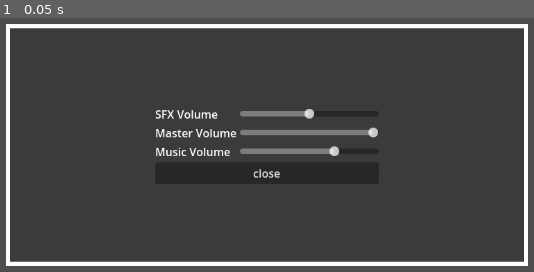
Above: before the commit, frame 1.
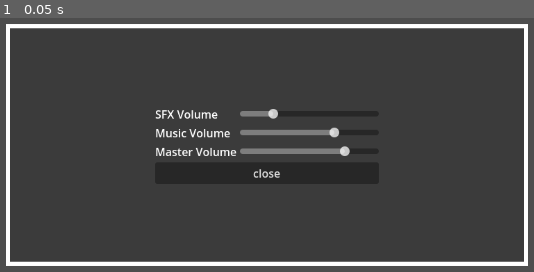
Above: after the commit, the same moment.

Repository: markusweiss/godot-template
Game: Godot game, scene res://features/UI/setting_menu/assets_menu.tscn
The game is run twice, just before and just after one commit, with the same random seed, the same clock (stepped at 60 frames per second) and the same inputs. The project has no main scene, so this scene is started directly.
Inputs:
- Up to frame 1 (0.05 s): no input

The runs differ from the first frame. In frame 1, 1.1% of the frame differs, in the area x 30-71%, y 35-55%.

Commit message:
add audio save setting via slider, make autoload sound volume

Diff:
--- /dev/null
+++ b/autoloads/audio_settings.gd
@@ -0,0 +1,22 @@
+extends Node
+
+const SETTINGS_PATH := "user://settings.cfg"
+const BUS_NAMES := ["Master", "Music", "SFX"]
+
+func apply_saved_audio_settings():
+	var config = ConfigFile.new()
+	var err = config.load(SETTINGS_PATH)
+
+	if err != OK:
+		print("Keine gespeicherten Einstellungen gefunden. Verwende Defaults.")
+
+	for bus_name in BUS_NAMES:
+		var volume = config.get_value("audio", bus_name, 0.8) # Default 1.0
+		var bus_index = AudioServer.get_bus_index(bus_name)
+
+		if bus_index == -1:
+			push_error("Bus '%s' nicht gefunden!" % bus_name)
+			continue
+
+		AudioServer.set_bus_volume_db(bus_index, linear_to_db(volume))
+		print("Lade %s Volume: %.2f" % [bus_name, volume])
--- /dev/null
+++ b/default_bus_layout.tres
@@ -0,0 +1,18 @@
+[gd_resource type="AudioBusLayout" format=3 uid="uid://foxf25uttuf3"]
+
+[resource]
+bus/0/solo = true
+bus/0/mute = true
+bus/0/bypass_fx = true
+bus/1/name = &"Music"
+bus/1/solo = true
+bus/1/mute = true
+bus/1/bypass_fx = true
+bus/1/volume_db = 0.0
+bus/1/send = &"Master"
+bus/2/name = &"SFX"
+bus/2/solo = true
+bus/2/mute = true
+bus/2/bypass_fx = true
+bus/2/volume_db = 0.0
+bus/2/send = &"Master"
--- a/features/UI/main_menu/AudioMenuLoop.gd
+++ b/features/UI/main_menu/AudioMenuLoop.gd
@@ -1,7 +1,38 @@
+#extends AudioStreamPlayer2D
+#
+#func _ready():
+	#stream = preload("res://features/UI/main_menu/assets/sounds/templateloop.mp3")
+	#bus = "Music"
+#
+	#AudioServer.set_bus_volume_db(AudioServer.get_bus_index("Music"), linear_to_db(0.7))
+#
+	#play()
+#
+#func _on_finished():
+	#play()
+
 extends AudioStreamPlayer2D
+
+const SETTINGS_PATH := "user://settings.cfg"
 
 func _ready():
 	stream = preload("res://features/UI/main_menu/assets/sounds/templateloop.mp3")
+	bus = "Music"
+
+	# Lade gespeicherten Wert für Music
+	var config = ConfigFile.new()
+	var volume = 0.7 # fallback default
+
+	if config.load(SETTINGS_PATH) == OK:
+		volume = config.get_value("audio", "Music", 0.7)
+
+	# Wende Lautstärke auf Bus an
+	var bus_index = AudioServer.get_bus_index("Music")
+	if bus_index == -1:
+		push_error("Audio-Bus 'Music' nicht gefunden!")
+	else:
+		AudioServer.set_bus_volume_db(bus_index, linear_to_db(volume))
+
 	play()
 
 
--- a/features/UI/main_menu/main_menu.gd
+++ b/features/UI/main_menu/main_menu.gd
@@ -6,6 +6,7 @@
 
 func _ready():
 	%Version.text = " Version: " + str(Globals.VERSION)
+	AudioSettings.apply_saved_audio_settings()
 
 # Temp remove only for testing
 func start_test_level():
--- a/features/UI/main_menu/main_menu.tscn
+++ b/features/UI/main_menu/main_menu.tscn
@@ -17,7 +17,6 @@
 
 [node name="AudioMenuLoop" type="AudioStreamPlayer2D" parent="."]
 stream = ExtResource("2_wspj3")
-volume_db = -6.0
 script = ExtResource("3_bto56")
 
 [node name="Control" type="Control" parent="."]
--- a/features/UI/setting_menu/MasterSlider.gd
+++ /dev/null
@@ -1,19 +0,0 @@
-extends HSlider
-
-@export var bus_name: String
-
-var bus_index: int
-
-func _ready():
-	bus_index = AudioServer.get_bus_index(bus_name)
-	value_changed.connect(_on_value_changed)
-
-	value = db_to_linear(
-		AudioServer.get_bus_volume_db(bus_index)
-	)
-
-func _on_value_changed(new_value: float):
-	AudioServer.set_bus_volume_db(
-		bus_index,
-		linear_to_db(new_value)
-	)
--- a/features/UI/setting_menu/assets_menu.tscn
+++ b/features/UI/setting_menu/assets_menu.tscn
@@ -1,7 +1,7 @@
 [gd_scene load_steps=4 format=3 uid="uid://bvycnsdktcca1"]
 
-[ext_resource type="Script" path="res://features/UI/setting_menu/assets_menu.gd" id="1_1v5d6"]
-[ext_resource type="Script" path="res://features/UI/setting_menu/MasterSlider.gd" id="2_5d2m7"]
+[ext_resource type="Script" uid="uid://cyoirusq220eo" path="res://features/UI/setting_menu/assets_menu.gd" id="1_1v5d6"]
+[ext_resource type="Script" uid="uid://p83nr8ychoy8" path="res://features/UI/setting_menu/audio_slider.gd" id="2_5d2m7"]
 
 [sub_resource type="StyleBoxFlat" id="StyleBoxFlat_i2w7a"]
 bg_color = Color(0.231373, 0.231373, 0.231373, 1)
@@ -61,7 +61,25 @@
 layout_mode = 2
 size_flags_horizontal = 3
 size_flags_vertical = 4
-value = 50.0
+max_value = 1.0
+step = 0.01
+script = ExtResource("2_5d2m7")
+bus_name = "SFX"
+default_value = 0.22
+
+[node name="MusicVoume" type="Label" parent="MarginContainer/Panel/VBoxContainer/GridContainer"]
+layout_mode = 2
+text = "Music Volume"
+
+[node name="MusicSlider" type="HSlider" parent="MarginContainer/Panel/VBoxContainer/GridContainer"]
+layout_mode = 2
+size_flags_horizontal = 3
+size_flags_vertical = 4
+max_value = 1.0
+step = 0.01
+script = ExtResource("2_5d2m7")
+bus_name = "Music"
+default_value = 0.7
 
 [node name="MasterVolume" type="Label" parent="MarginContainer/Panel/VBoxContainer/GridContainer"]
 layout_mode = 2
@@ -73,19 +91,9 @@
 size_flags_vertical = 4
 max_value = 1.0
 step = 0.01
-value = 1.0
 script = ExtResource("2_5d2m7")
 bus_name = "Master"
-
-[node name="MusicVoume" type="Label" parent="MarginContainer/Panel/VBoxContainer/GridContainer"]
-layout_mode = 2
-text = "Music Volume"
-
-[node name="MusicSlider" type="HSlider" parent="MarginContainer/Panel/VBoxContainer/GridContainer"]
-layout_mode = 2
-size_flags_horizontal = 3
-size_flags_vertical = 4
-value = 70.0
+default_value = 0.78
 
 [node name="Button" type="Button" parent="MarginContainer/Panel/VBoxContainer"]
 layout_mode = 2
--- /dev/null
+++ b/features/UI/setting_menu/audio_slider.gd
@@ -0,0 +1,64 @@
+#extends HSlider
+#
+#@export var bus_name: String
+#@export var default_value: float = 1.0
+#
+#var bus_index: int
+#
+#func _ready():
+	#bus_index = AudioServer.get_bus_index(bus_name)
+	#value_changed.connect(_on_value_changed)
+#
+	## Default value
+	#value = default_value
+	#
+	## Use value on audio bus
+	#AudioServer.set_bus_volume_db(bus_index, linear_to_db(value))
+#
+#func _on_value_changed(new_value: float):
+	#print(new_value)
+	#AudioServer.set_bus_volume_db(
+		#bus_index,
+		#linear_to_db(new_value)
+	#)
+
+extends HSlider
+
+@export var bus_name: String
+@export var default_value: float = 1.0
+
+var bus_index: int
+const SETTINGS_PATH := "user://settings.cfg"
+
+func _ready():
+	bus_index = AudioServer.get_bus_index(bus_name)
+	value_changed.connect(_on_value_changed)
+
+	# Lade gespeicherten Wert oder verwende default
+	var config = ConfigFile.new()
+	if config.load(SETTINGS_PATH) == OK:
+		print("pfad ok")
+		value = config.get_value("audio", bus_name, default_value)
+	else:
+		print("default")
+		value = default_value
+
+	# Wende den Wert auf den Audio-Bus an
+	AudioServer.set_bus_volume_db(bus_index, linear_to_db(value))
+
+
+func _on_value_changed(new_value: float):
+	# Lautstärke ändern
+	AudioServer.set_bus_volume_db(bus_index, linear_to_db(new_value))
+
+	# Speichern
+	var config = ConfigFile.new()
+	var err = config.load(SETTINGS_PATH)
+	if err != OK:
+		print("Erstelle neue Konfigurationsdatei")
+
+	# Setze aktuellen Wert
+	config.set_value("audio", bus_name, new_value)
+	config.save(SETTINGS_PATH)
+
+	print("Gespeichert:", bus_name, new_value)
--- a/project.godot
+++ b/project.godot
@@ -11,12 +11,13 @@
 [application]
 
 config/name="Godot-template"
-config/features=PackedStringArray("4.2", "GL Compatibility")
+config/features=PackedStringArray("4.4", "GL Compatibility")
 config/icon="res://features/player/assets/images/icon.svg"
 
 [autoload]
 
 Globals="*res://autoloads/globals.gd"
+AudioSettings="*res://autoloads/audio_settings.gd"
 
 [display]
 
@@ -25,30 +26,34 @@
 window/stretch/mode="viewport"
 window/stretch/scale=2.0
 
+[global]
+
+Music=false
+
 [input]
 
 move_right={
 "deadzone": 0.5,
-"events": [Object(InputEventKey,"resource_local_to_scene":fa …(175 unchanged characters)… ode":4194321,"key_label":0,"unicode":0,"echo":false,"script":null)
-, Object(InputEventKey,"resource_local_to_scene":false,"reso …(163 unchanged characters)… eycode":68,"key_label":0,"unicode":100,"echo":false,"script":null)
+"events": [Object(InputEventKey,"resource_local_to_scene":fa …(175 unchanged characters)… ode":4194321,"key_label":0,"unicode":0,"location":0,"echo":false,"script":null)
+, Object(InputEventKey,"resource_local_to_scene":false,"reso …(163 unchanged characters)… eycode":68,"key_label":0,"unicode":100,"location":0,"echo":false,"script":null)
 ]
 }
 move_left={
 "deadzone": 0.5,
-"events": [Object(InputEventKey,"resource_local_to_scene":fa …(175 unchanged characters)… ode":4194319,"key_label":0,"unicode":0,"echo":false,"script":null)
-, Object(InputEventKey,"resource_local_to_scene":false,"reso …(162 unchanged characters)… keycode":65,"key_label":0,"unicode":97,"echo":false,"script":null)
+"events": [Object(InputEventKey,"resource_local_to_scene":fa …(175 unchanged characters)… ode":4194319,"key_label":0,"unicode":0,"location":0,"echo":false,"script":null)
+, Object(InputEventKey,"resource_local_to_scene":false,"reso …(162 unchanged characters)… keycode":65,"key_label":0,"unicode":97,"location":0,"echo":false,"script":null)
 ]
 }
 move_up={
 "deadzone": 0.5,
-"events": [Object(InputEventKey,"resource_local_to_scene":fa …(175 unchanged characters)… ode":4194320,"key_label":0,"unicode":0,"echo":false,"script":null)
-, Object(InputEventKey,"resource_local_to_scene":false,"reso …(163 unchanged characters)… eycode":87,"key_label":0,"unicode":119,"echo":false,"script":null)
+"events": [Object(InputEventKey,"resource_local_to_scene":fa …(175 unchanged characters)… ode":4194320,"key_label":0,"unicode":0,"location":0,"echo":false,"script":null)
+, Object(InputEventKey,"resource_local_to_scene":false,"reso …(163 unchanged characters)… eycode":87,"key_label":0,"unicode":119,"location":0,"echo":false,"script":null)
 ]
 }
 move_down={
 "deadzone": 0.5,
-"events": [Object(InputEventKey,"resource_local_to_scene":fa …(175 unchanged characters)… ode":4194322,"key_label":0,"unicode":0,"echo":false,"script":null)
-, Object(InputEventKey,"resource_local_to_scene":false,"reso …(163 unchanged characters)… eycode":83,"key_label":0,"unicode":115,"echo":false,"script":null)
+"events": [Object(InputEventKey,"resource_local_to_scene":fa …(175 unchanged characters)… ode":4194322,"key_label":0,"unicode":0,"location":0,"echo":false,"script":null)
+, Object(InputEventKey,"resource_local_to_scene":false,"reso …(163 unchanged characters)… eycode":83,"key_label":0,"unicode":115,"location":0,"echo":false,"script":null)
 ]
 }
 
Not shown, added: autoloads/audio_settings.gd.uid
Not shown, added: autoloads/globals.gd.uid
Not shown, added: features/UI/main_menu/AudioMenuLoop.gd.uid
Not shown, added: features/UI/main_menu/main_menu.gd.uid
Not shown: 1 places in features/UI/main_menu/main_menu.tscn that only renumber resources
Not shown, added: features/UI/setting_menu/assets_menu.gd.uid
Not shown, added: features/UI/setting_menu/audio_slider.gd.uid
Not shown, added: features/player/player.gd.uid
Not shown: 1 places in features/player/player.tscn that only renumber resources
Not shown, added: start.gd.uid
Not shown: 1 places in start.tscn that only renumber resources
